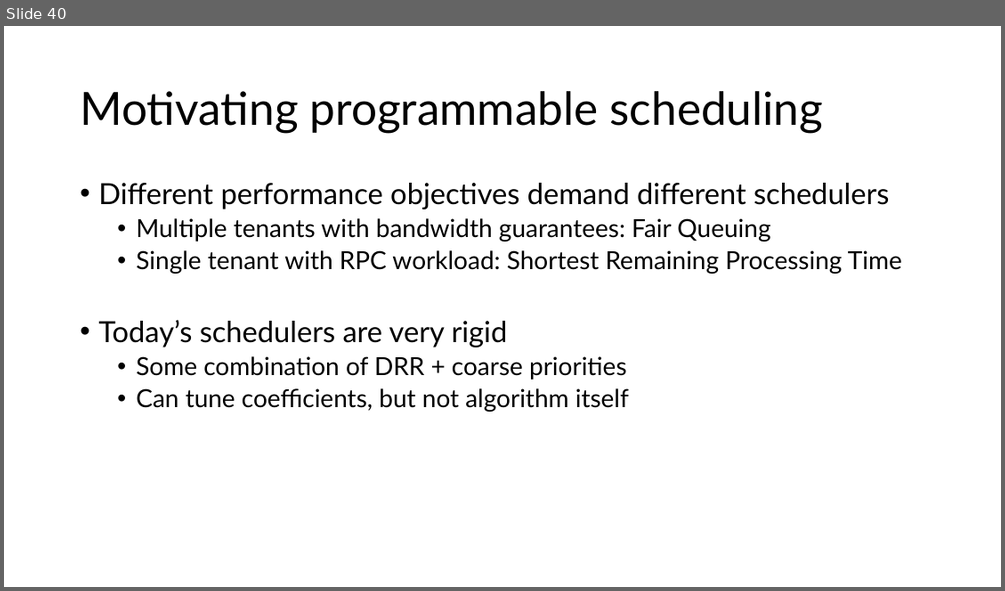
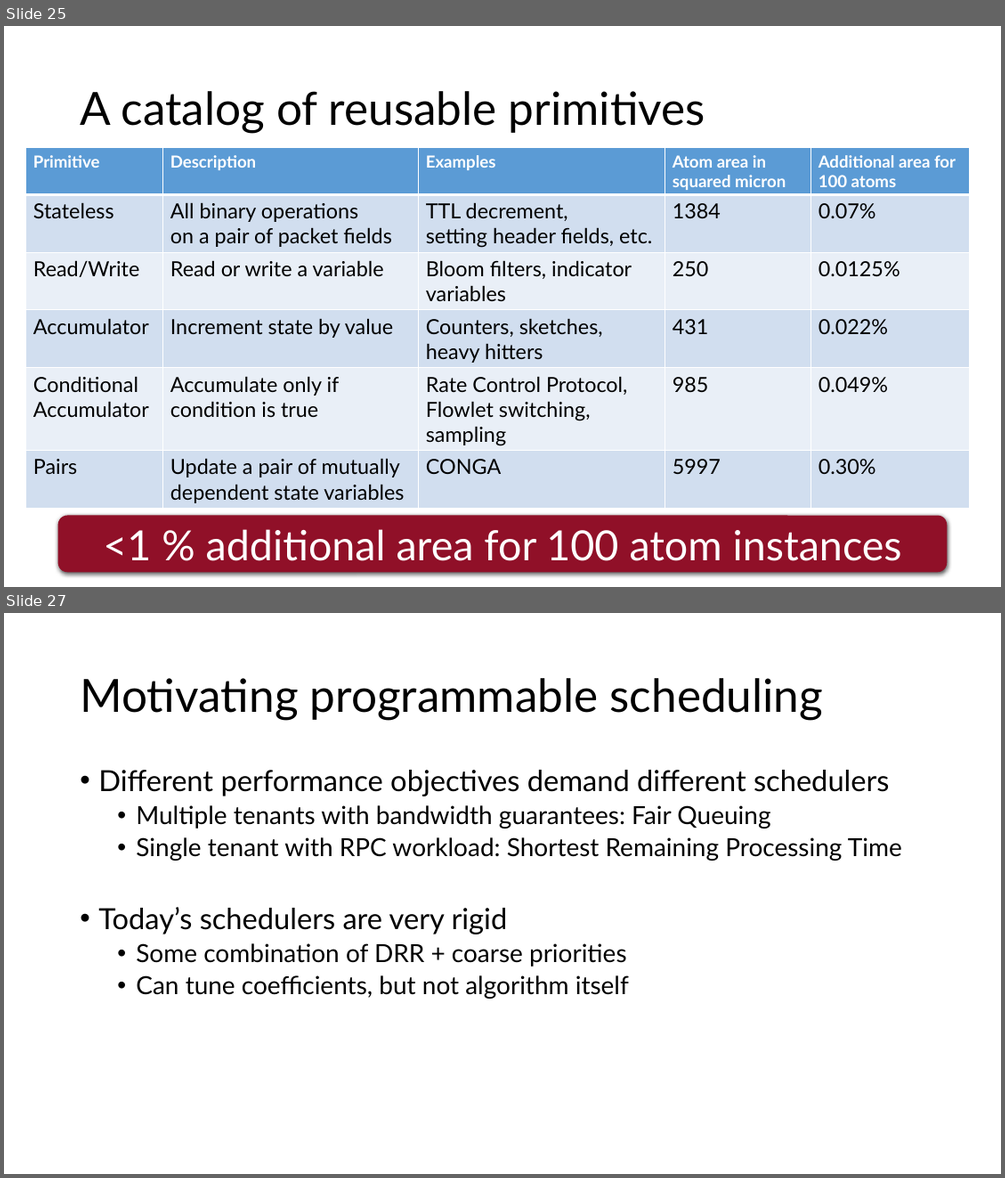
Before and after one commit to anirudhSK/pifo-domino-marple-ppts, a slide deck: combined_domino_pifo.pptx. Shown one above the other, each under a label of ours: slide 40 before the commit, slides 25 and 27 after it; the slides between them are not shown. The pictures are 1005x591 and 1005x1178 pixels, drawn with LibreOffice and Linux fonts; fonts in the diff are those of the drawing. Boxes give left, top, right and bottom in pixels: in the first picture for what was removed or moved away, otherwise in the second. Text is boxed around its words. In the diff, an @@ line names an element or a change of style, - is before the commit and + after.

```diff
--- a/combined_domino_pifo.pptx
+++ b/combined_domino_pifo.pptx
@@ slide 25 added at [4,26,1001,587], background #FFFFFF @@
@@ title added at [80,91,705,133], 44 pt, text #000000 @@
+A catalog of reusable primitives
@@ table added at [25,147,971,507], 6 rows, 5 columns @@
+Primitive | Description | Examples | Atom area in squared micron | Additional area for 100 atoms
+Stateless | All binary operations / on a pair of packet fields | TTL decrement, / setting header fields, etc. | 1384 | 0.07%
+Read/Write | Read or write a variable | Bloom filters, indicator variables | 250 | 0.0125%
+Accumulator | Increment state by value | Counters, sketches, heavy hitters | 431 | 0.022%
+Conditional / Accumulator | Accumulate only if / condition is true | Rate Control Protocol, / Flowlet switching, sampling | 985 | 0.049%
+Pairs | Update a pair of mutually dependent state variables | CONGA | 5997 | 0.30%
@@ rounded rectangle added at [57,515,947,572], fill #901028, 40 pt, text #FFFFFF @@
+<1 % additional area for 100 atom instances
@@ what was slide 40 is now slide 27 @@
```
Also in this commit, not shown: 15 slides changed, 3 other slides added, 17 slides removed.
